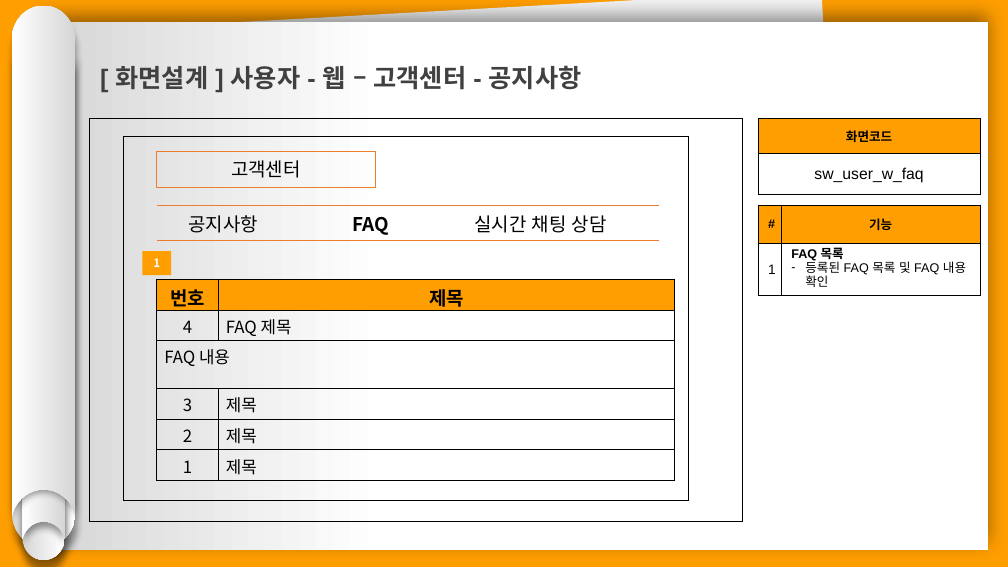
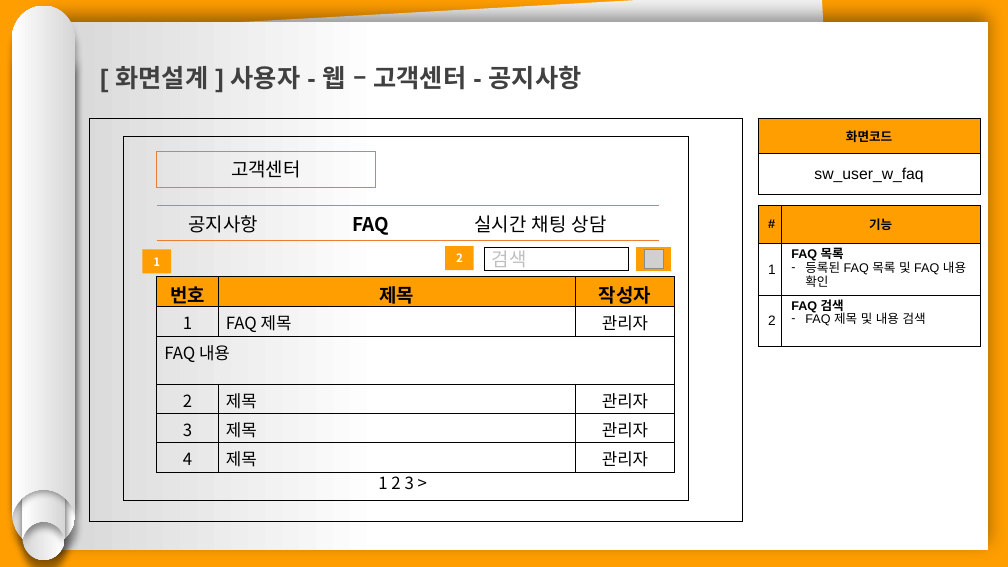
Before and after one commit to hhsw07/ezen-academy-projects, a slide deck: slide 4 of 0 발표용 파워포인트/project06 - 파워포인트 종합 - 송우.pptx. Drawn at 1008x567 pixels with LibreOffice and Linux fonts; fonts in the diff are those of the drawing; grey boxes stand for pictures. Boxes give left, top, right and bottom in pixels: in the first picture for what was removed or moved away, otherwise in the second. Text is boxed around its words. In the diff, an @@ line names an element or a change of style, - is before the commit and + after.

```diff
--- a/0 발표용 파워포인트/project06 - 파워포인트 종합 - 송우.pptx
+++ b/0 발표용 파워포인트/project06 - 파워포인트 종합 - 송우.pptx
@@ table at box(758, 205, 981, 346) @@
+row 3: 2 | FAQ 검색 / FAQ 제목 및 내용 검색
@@ rectangle added at box(445, 247, 474, 271), fill #FF9E00, 11 pt, text #FFFFFF, bold @@
+2
@@ rectangle added at box(485, 248, 629, 271), fill #FFFFFF, outline #000000 1 pt, 18 pt, text #BFBFBF @@
+검색
@@ rectangle added at box(637, 248, 671, 271), fill #FF9E00, outline #FF9E00 1 pt @@
@@ picture added at box(645, 250, 663, 268) @@
@@ table at box(157, 277, 674, 473) @@
-column 1: 번호 | 4 | FAQ 내용 | 3 | 2 | 1
+column 1: 번호 | 1 | FAQ 내용 | 2 | 3 | 4
+column 3: 작성자 | 관리자 |  | 관리자 | 관리자 | 관리자
@@ text added at box(378, 472, 414, 490), 16 pt, text #000000 @@
+1 2 3 >
```
Also in this commit, not shown: 11 other slides changed, 8 slides removed.
